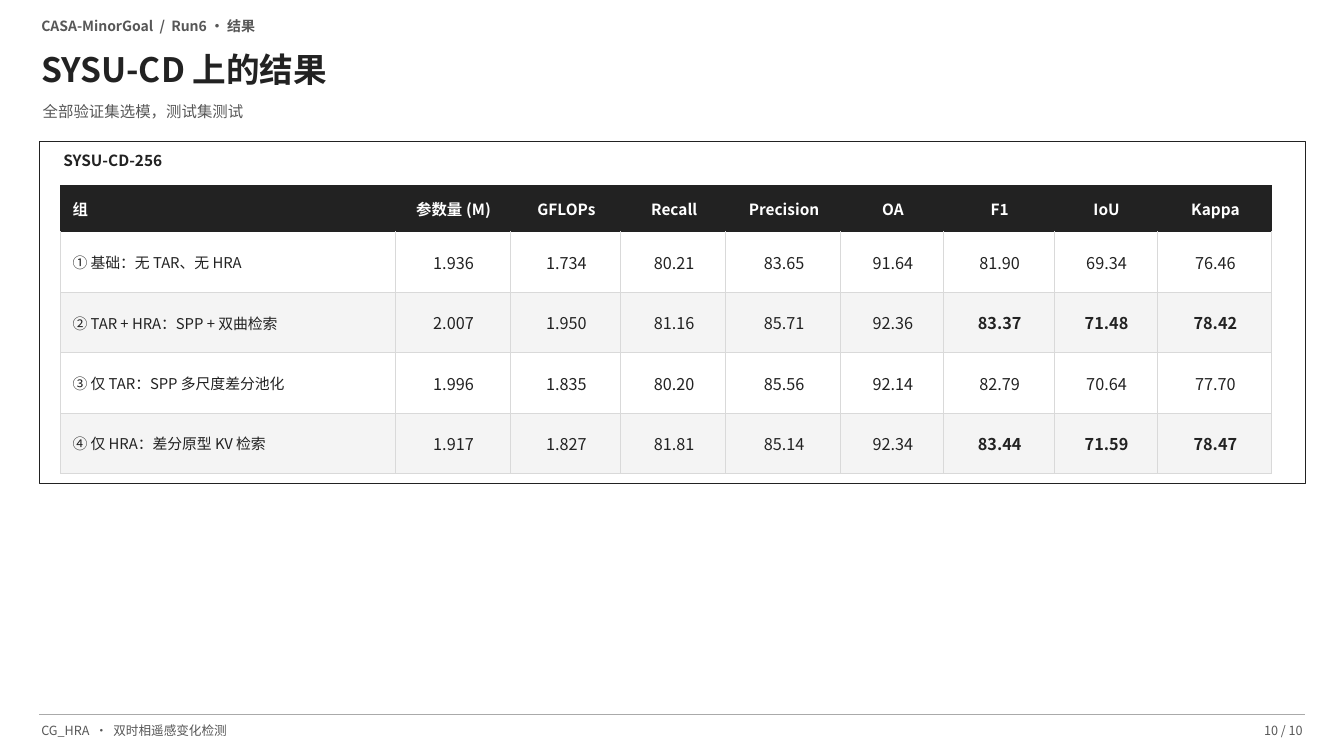
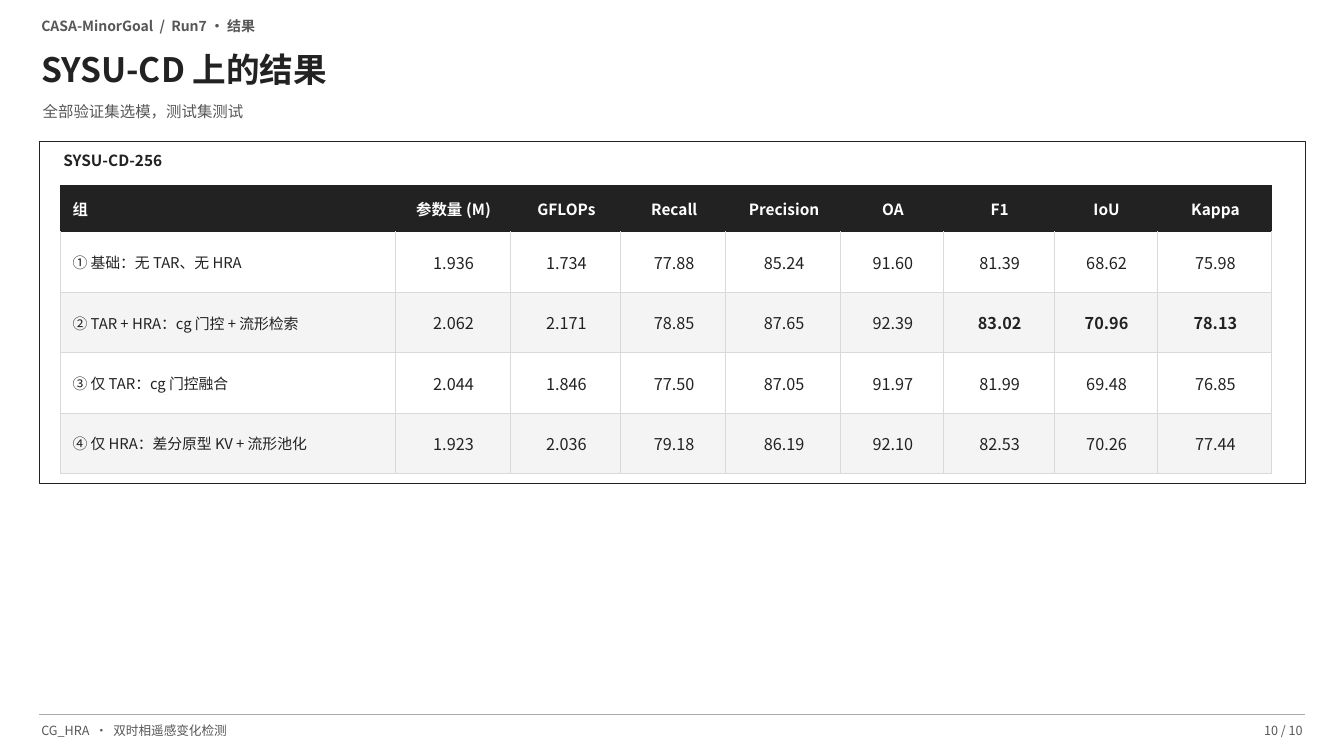
Before and after one commit to YuqiWang-code/CASA-CD, a slide deck: slide 10 of docs/temporary/models_and_metrics_CASA-MinorGoal_Run7/CASA-MinorGoal_Run7_总体模型结构.pptx. Drawn at 1344x756 pixels with LibreOffice and Linux fonts; fonts in the diff are those of the drawing. Boxes give left, top, right and bottom in pixels: in the first picture for what was removed or moved away, otherwise in the second. Text is boxed around its words. In the diff, an @@ line names an element or a change of style, - is before the commit and + after.

```diff
--- a/docs/temporary/models_and_metrics_CASA-MinorGoal_Run7/CASA-MinorGoal_Run7_总体模型结构.pptx
+++ b/docs/temporary/models_and_metrics_CASA-MinorGoal_Run7/CASA-MinorGoal_Run7_总体模型结构.pptx
@@ text at <box>41,19,255,32</box>: text changed @@
-CASA-MinorGoal / Run6 · 结果
+CASA-MinorGoal / Run7 · 结果
@@ table at <box>60,186,1272,474</box> @@
-row 2: ① 基础：无 TAR、无 HRA | 1.936 | 1.734 | 80.21 | 83.65 | 91.64 | 81.90 | 69.34 | 76.46
+row 2: ① 基础：无 TAR、无 HRA | 1.936 | 1.734 | 77.88 | 85.24 | 91.60 | 81.39 | 68.62 | 75.98
-row 3: ② TAR + HRA：SPP + 双曲检索 | 2.007 | 1.950 | 81.16 | 85.71 | 92.36 | 83.37 | 71.48 | 78.42
+row 3: ② TAR + HRA：cg 门控 + 流形检索 | 2.062 | 2.171 | 78.85 | 87.65 | 92.39 | 83.02 | 70.96 | 78.13
-row 4: ③ 仅 TAR：SPP 多尺度差分池化 | 1.996 | 1.835 | 80.20 | 85.56 | 92.14 | 82.79 | 70.64 | 77.70
+row 4: ③ 仅 TAR：cg 门控融合 | 2.044 | 1.846 | 77.50 | 87.05 | 91.97 | 81.99 | 69.48 | 76.85
-row 5: ④ 仅 HRA：差分原型 KV 检索 | 1.917 | 1.827 | 81.81 | 85.14 | 92.34 | 83.44 | 71.59 | 78.47
+row 5: ④ 仅 HRA：差分原型 KV + 流形池化 | 1.923 | 2.036 | 79.18 | 86.19 | 92.10 | 82.53 | 70.26 | 77.44
```
Also in this commit, not shown: 1 other slide changed, 3 other files.
